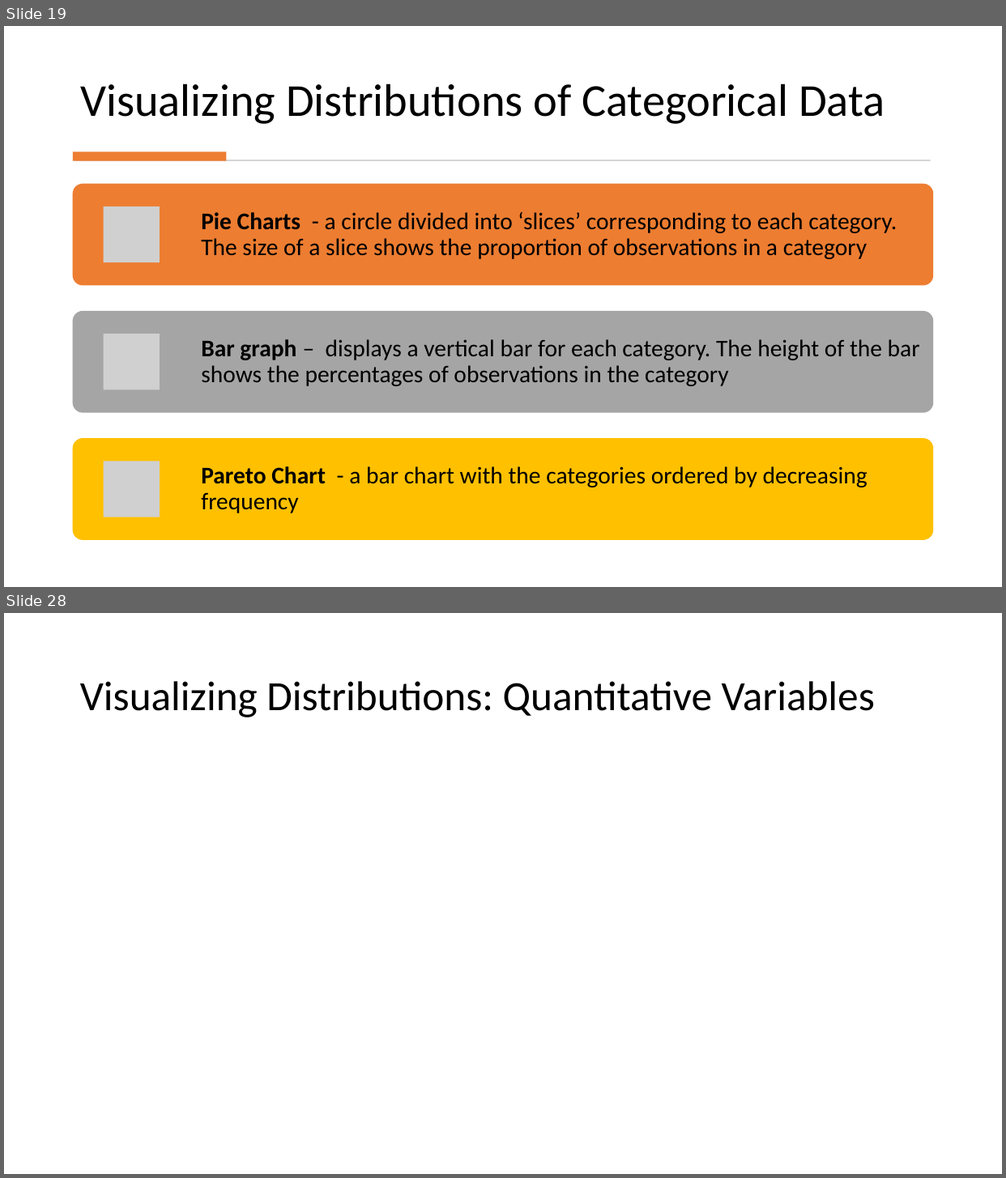
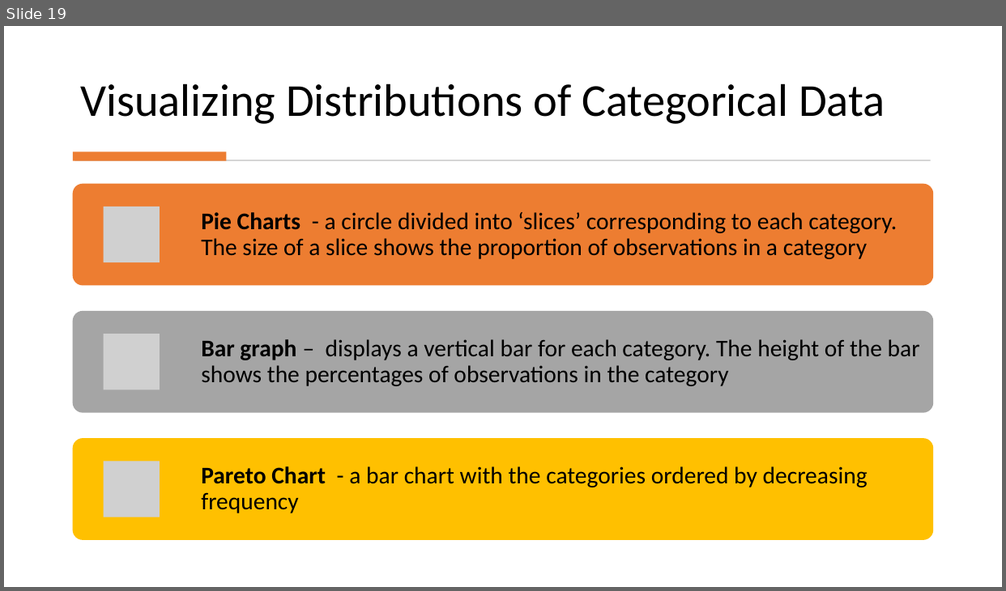
Before and after one commit to Jarred6068/Kvamme_UI_STAT251, a slide deck: docs/lecture_slides/Week 2/Week2_Lecture3_Slides_1_19_2024.pptx. Shown one above the other, each under a label of ours: slides 19 and 28 before the commit, slide 19 after it; the slides between them are not shown. The pictures are 1006x1178 and 1006x591 pixels, drawn with LibreOffice and Linux fonts; fonts in the diff are those of the drawing; grey boxes stand for pictures. Boxes give left, top, right and bottom in pixels: in the first picture for what was removed or moved away, otherwise in the second. Text is boxed around its words. In the diff, an @@ line names an element or a change of style, - is before the commit and + after.

```diff
--- a/docs/lecture_slides/Week 2/Week2_Lecture3_Slides_1_19_2024.pptx
+++ b/docs/lecture_slides/Week 2/Week2_Lecture3_Slides_1_19_2024.pptx
@@ slide 28 removed at (4,613,1002,1174), background #FFFFFF @@
@@ title removed at (80,681,875,717) @@
-Visualizing Distributions: Quantitative Variables
```
Also in this commit, not shown: 12 other slides removed, 52 other files.
